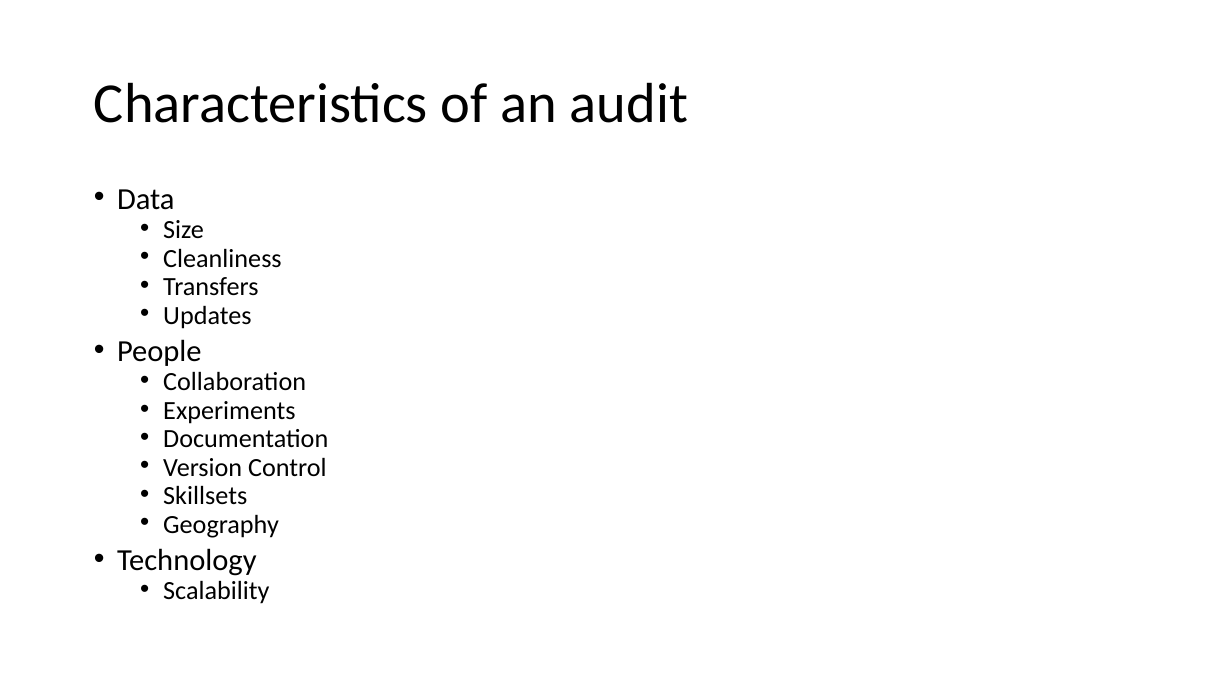
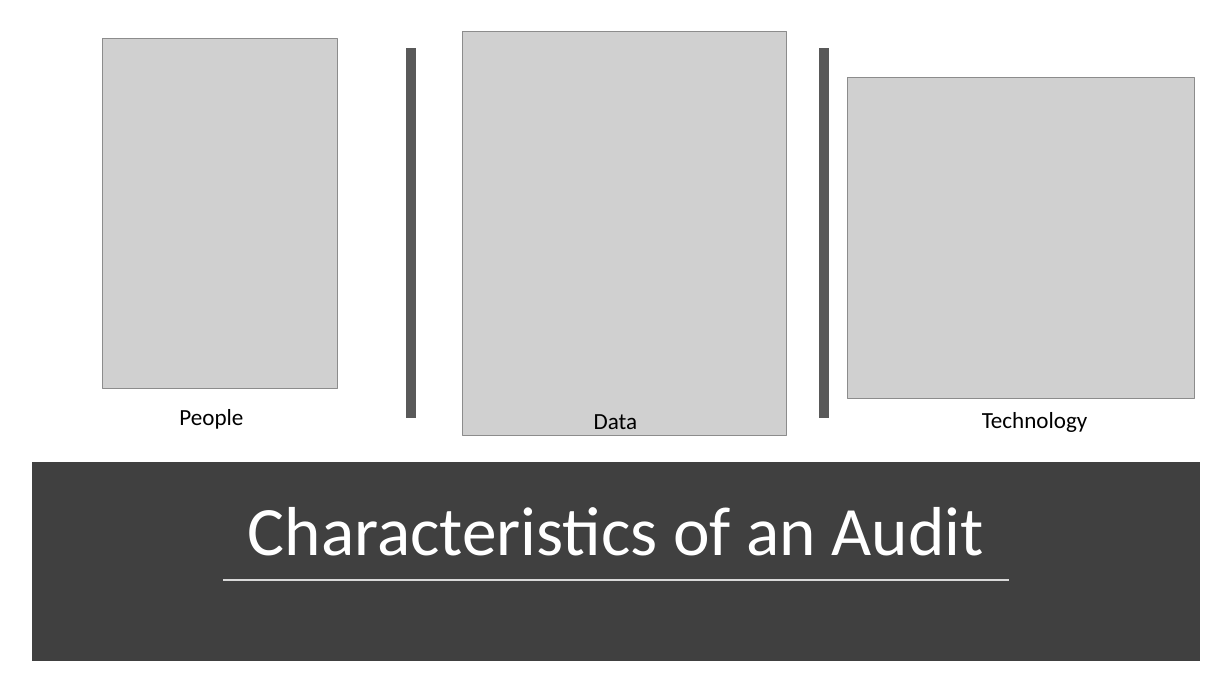
Before and after one commit to juliansoh/Databricks-Financial-Fraud, a slide deck: slide 3 of slides/Presentation for Auditors.pptx. Drawn at 1232x693 pixels with LibreOffice and Linux fonts; fonts in the diff are those of the drawing; grey boxes stand for pictures. Boxes give left, top, right and bottom in pixels: in the first picture for what was removed or moved away, otherwise in the second. Text is boxed around its words. In the diff, an @@ line names an element or a change of style, - is before the commit and + after.

Commit message:
Updated slides

```diff
--- a/slides/Presentation for Auditors.pptx
+++ b/slides/Presentation for Auditors.pptx
@@ picture added at [103,39,337,389] @@
@@ line added from (411, 48) to (411, 418), #595959 8 pt @@
@@ picture added at [463,31,787,435] @@
@@ line added from (824, 48) to (824, 418), #595959 8 pt @@
@@ picture added at [848,78,1194,398] @@
@@ text removed at [117,189,328,604] @@
-• Data
-  • Size
-  • Cleanliness
-  • Transfers
-  • Updates
-• People
-  • Collaboration
-  • Experiments
-  • Documentation
-  • Version Control
-  • Skillsets
-  • Geography
-• Technology
-  • Scalability
@@ text added at [179,409,243,429], 18 pt, text #000000 @@
+People
@@ text added at [594,414,638,436], 18 pt, text #000000 @@
+Data
@@ text added at [982,412,1088,432], 18 pt, text #000000 @@
+Technology
@@ rectangle added at [38,469,1194,655], fill #404040, outline #404040 10 pt @@
@@ title "Characteristics of an Audit" at [248,507,984,556]: vertical alignment middle to bottom @@
@@ title at [248,507,984,556]: text changed; size 44 to 54 pt; text colour #000000 to #FFFFFF @@
-Characteristics of an audit
+Characteristics of an Audit
@@ line added from (224, 580) to (1009, 580), #D9D9D9 1.75 pt @@
```
Also in this commit, not shown: 1 other slide changed.
